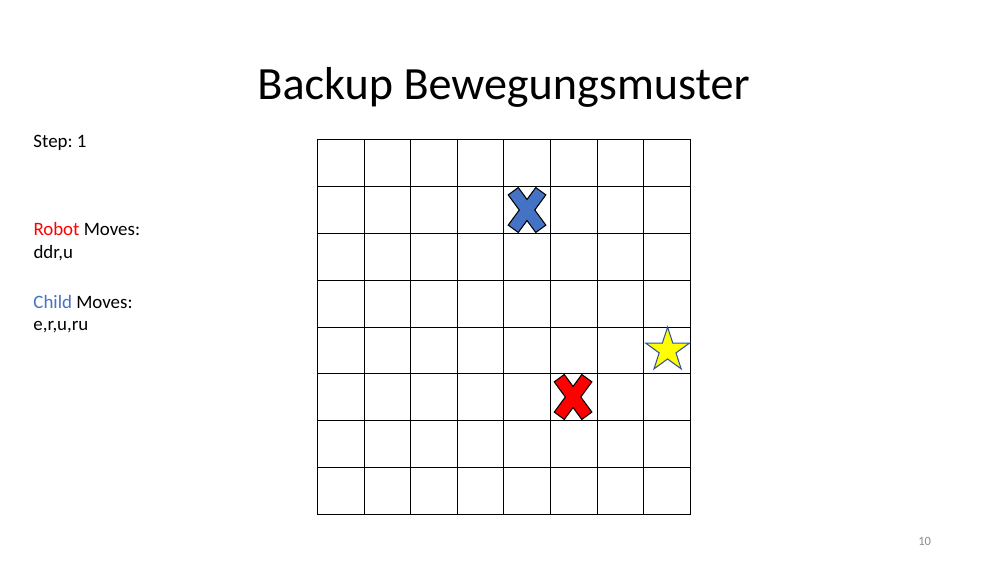
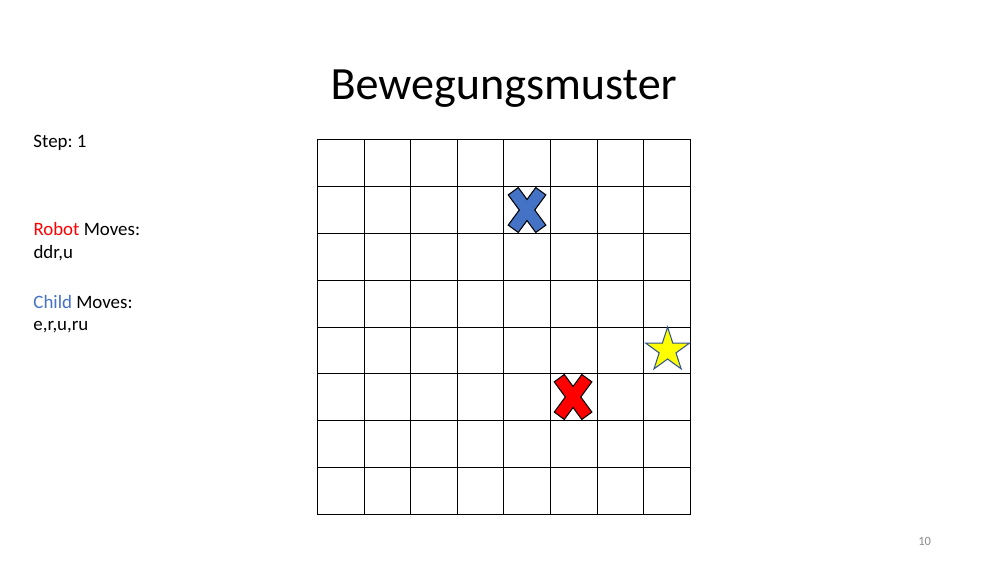
Before and after one commit to jhbruhn/fmes, a slide deck: slide 10 of Dokumentation/Roboter.pptx. Drawn at 1008x567 pixels with LibreOffice and Linux fonts; fonts in the diff are those of the drawing. Boxes give left, top, right and bottom in pixels: in the first picture for what was removed or moved away, otherwise in the second. Text is boxed around its words. In the diff, an @@ line names an element or a change of style, - is before the commit and + after.

```diff
--- a/Dokumentation/Roboter.pptx
+++ b/Dokumentation/Roboter.pptx
@@ title at <box>331,69,677,107</box>: text changed @@
-Backup Bewegungsmuster
+Bewegungsmuster
```
Also in this commit, not shown: 12 other slides changed, 4 slides added, 2 slides removed.
